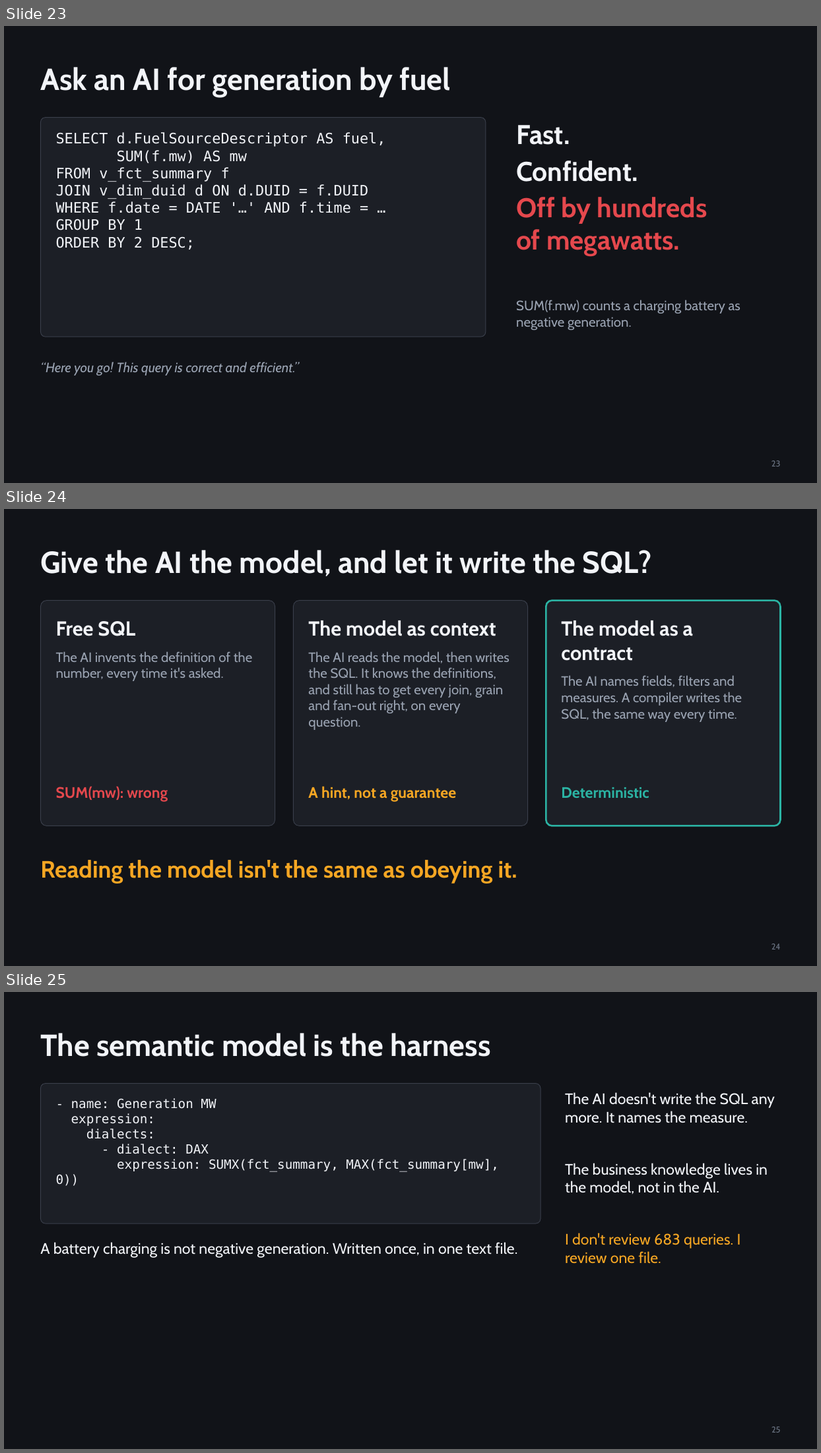
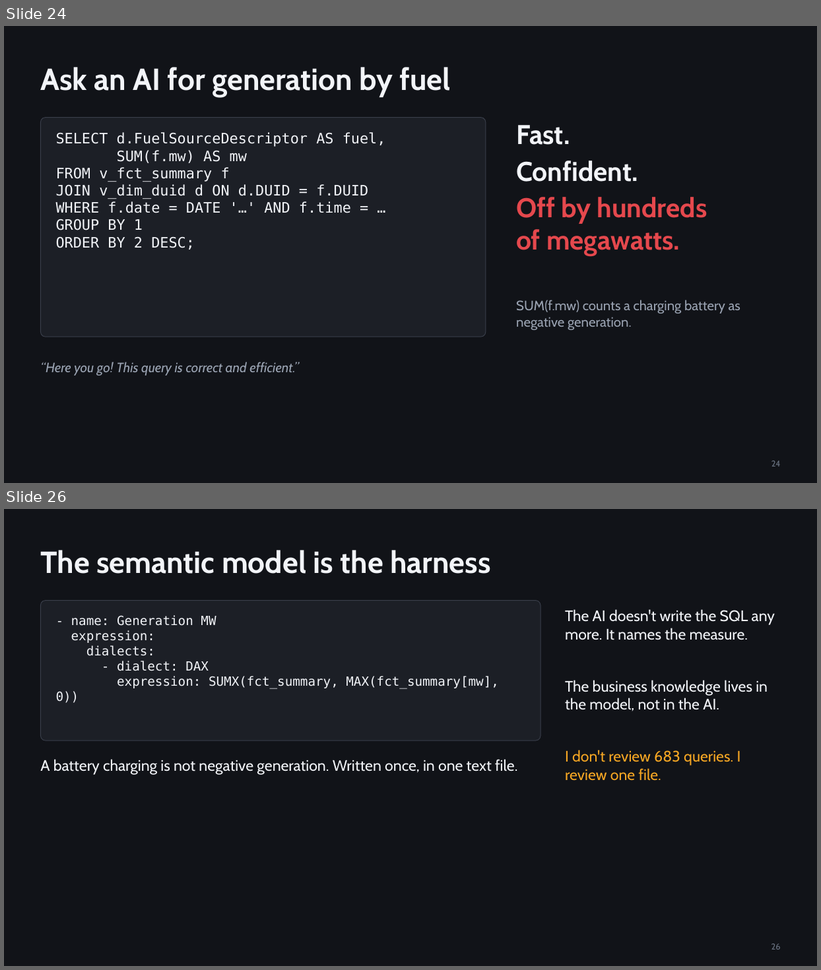
Before and after one commit to djouallah/presentations, a slide deck: analytics-as-code/analytics-as-code.pptx. Shown one above the other, each under a label of ours: slides 23, 24 and 25 before the commit, slides 24 and 26 after it; the slides between them are not shown. The pictures are 821x1453 and 821x970 pixels, drawn with LibreOffice and Linux fonts; fonts in the diff are those of the drawing. Boxes give left, top, right and bottom in pixels: in the first picture for what was removed or moved away, otherwise in the second. Text is boxed around its words. In the diff, an @@ line names an element or a change of style, - is before the commit and + after.

```diff
--- a/analytics-as-code/analytics-as-code.pptx
+++ b/analytics-as-code/analytics-as-code.pptx
@@ slide 24 removed at bbox=[4, 509, 817, 966], background #111318 @@
@@ title removed at bbox=[40, 550, 652, 576] @@
-Give the AI the model, and let it write the SQL?
@@ rounded rectangle removed at bbox=[40, 601, 275, 826] @@
@@ rounded rectangle removed at bbox=[293, 601, 527, 826] @@
@@ rounded rectangle removed at bbox=[547, 601, 781, 826] @@
@@ text removed at bbox=[56, 621, 252, 681] @@
-Free SQL
-The AI invents the definition of the number, every time it's asked.
@@ text removed at bbox=[308, 621, 510, 730] @@
-The model as context
-The AI reads the model, then writes the SQL. It knows the definitions, and still has to get every join, grain and fan-out right, on every question.
@@ text removed at bbox=[561, 621, 742, 722] @@
-The model as a contract
-The AI names fields, filters and measures. A compiler writes the SQL, the same way every time.
@@ text removed at bbox=[56, 786, 168, 802] @@
-SUM(mw): wrong
@@ text removed at bbox=[308, 786, 456, 802] @@
-A hint, not a guarantee
@@ text removed at bbox=[561, 788, 649, 798] @@
-Deterministic
@@ text removed at bbox=[40, 860, 517, 884] @@
-Reading the model isn't the same as obeying it.
@@ page number removed at bbox=[772, 944, 781, 950] @@
-24
@@ what was slide 23 is now slide 24 @@
@@ page number at bbox=[772, 461, 781, 467]: text changed @@
-23
+24
@@ what was slide 25 is now slide 26 @@
@@ page number at bbox=[772, 944, 781, 950]: text changed @@
-25
+26
```
Also in this commit, not shown: 1 slide changed, 5 slides added, 3 other slides removed, 5 other files.
